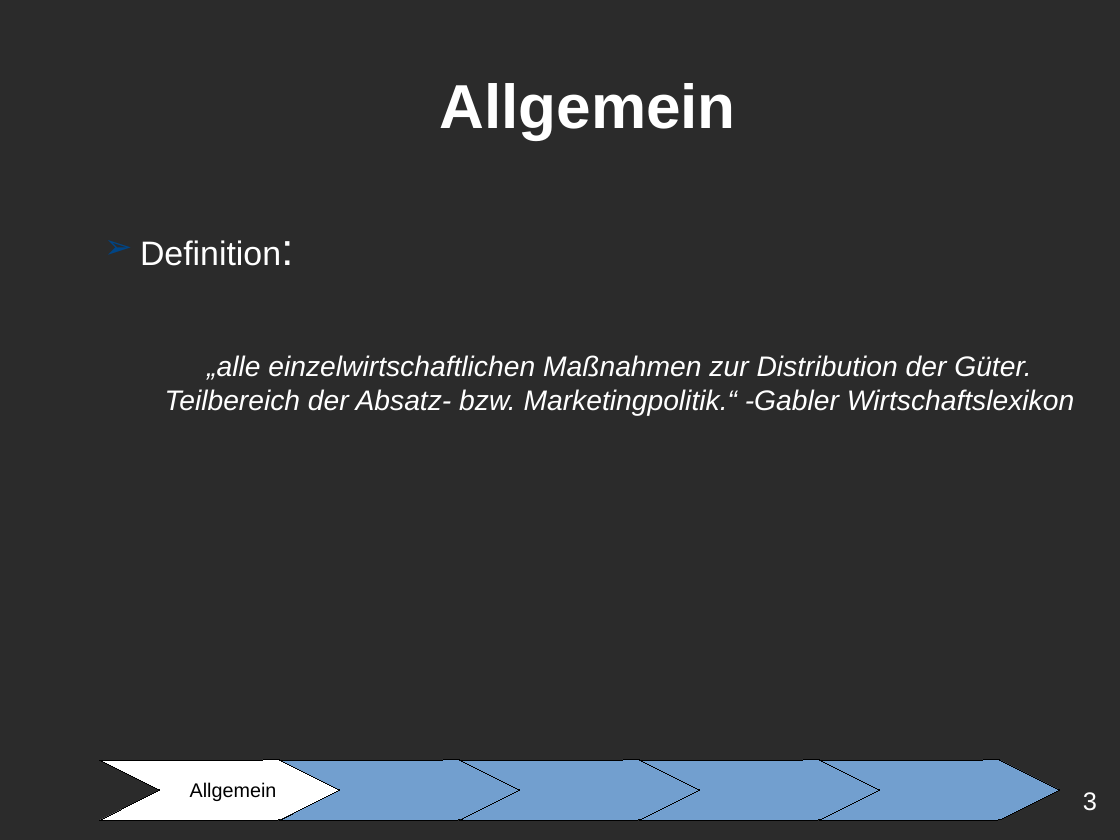
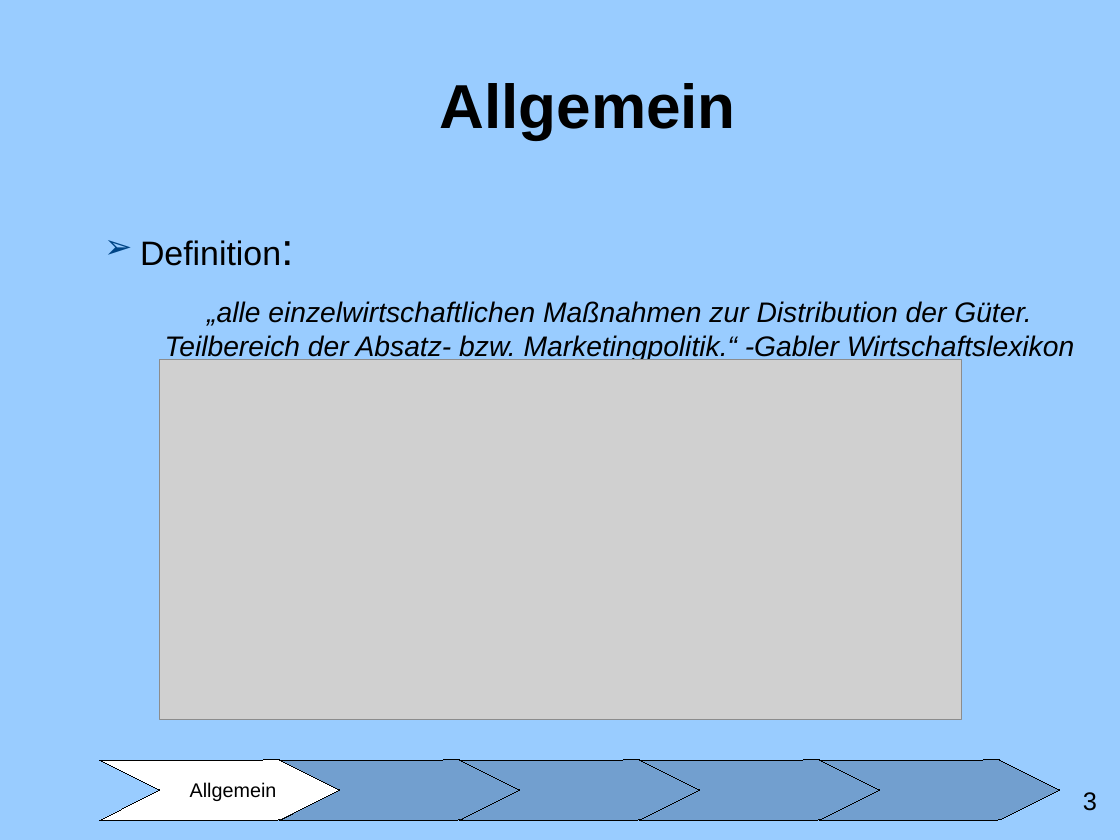
Before and after one commit to ChristianMarzianGithub/WGBlockWoche2Praesentation, a slide deck: slide 3 of TemplateHellGrauBlau.odp. Drawn at 1120x840 pixels with LibreOffice and Linux fonts; fonts in the diff are those of the drawing; grey boxes stand for pictures; background and template pictures are left out; a plain dark background stands for a picture behind light text. Boxes give left, top, right and bottom in pixels: in the first picture for what was removed or moved away, otherwise in the second. Text is boxed around its words. In the diff, an @@ line names an element or a change of style, - is before the commit and + after.

```diff
--- a/TemplateHellGrauBlau.odp
+++ b/TemplateHellGrauBlau.odp
@@ background picture (left out) to #99CCFF @@
@@ picture added at bbox=[160, 360, 961, 720] @@
@@ text colour #FFFFFF to #000000 in 3 elements at bbox=[439, 83, 735, 139], bbox=[140, 240, 1074, 362], bbox=[1083, 792, 1097, 811] @@
```
Also in this commit, not shown: 7 other slides changed.
